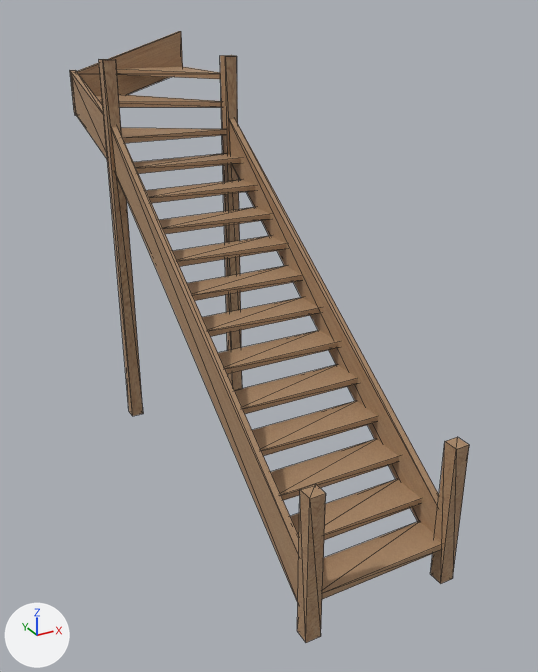
The glTF model src/assets/Stairs.glb as it was, and as the next commit left it.
One viewpoint serves both versions: a 50 mm camera at (-2.29, -2.88, 3.1) aimed at (0.25, 1.74, 0.79). Arrows for +X, +Y and +Z are at lower left; the lights stay in place. Mesh edges are drawn as thin lines. Where no turn or scale is listed for an object, it has been applied to the vertices. Vertices at the same position are counted once.

Script lines for the objects in view, before the commit:
```python
ob_cube = bpy.data.objects.new('Cube', me_cube)
ob_cube.location = (0.0, 0.0, 0.022)
ob_cube_001 = bpy.data.objects.new('Cube.001', me_cube_013)
ob_cube_001.location = (0.017, 3.193, 2.157)
ob_cube_002 = bpy.data.objects.new('Cube.002', me_cube_014)
ob_cube_002.location = (0.029, 3.382, 2.372)
ob_cube_003 = bpy.data.objects.new('Cube.003', me_cube_015)
ob_cube_003.location = (0.183, 3.376, 2.589)
ob_newell = bpy.data.objects.new('Newell', me_cube_003)
ob_newell.location = (0.5, -0.1, 0.25)
ob_newell_002 = bpy.data.objects.new('Newell.002', me_cube_006)
ob_newell_002.location = (0.5, 2.879, 1.251)
ob_newell_002.scale = (0.05, 0.05, 1.5)
ob_newell_003 = bpy.data.objects.new('Newell.003', me_cube_006)
ob_newell_003.location = (-0.5, 2.879, 1.251)
ob_newell_003.scale = (0.05, 0.05, 1.5)
ob_side1 = bpy.data.objects.new('Side1', me_cube_005)
ob_side1.location = (0.5, 0.0, 0.0)
ob_side1.scale = (0.025, 0.1, 0.1)
ob_side2 = bpy.data.objects.new('Side2', me_cube_005)
ob_side2.location = (-0.5, 0.0, 0.0)
ob_side2.scale = (0.025, 0.1, 0.1)
# me_cube_005
# before: 2 (-1.0, 29.2, 19.9), 3 (-1.0, 29.2, 23.3), 6 (1.0, 29.2, 19.9), 7 (1.0, 29.2, 23.3)
# also in view: 'Side1.002' at (0.0, 3.88, 2.57); 'Newell.001' at (-0.5, -0.1, 0.25); 'Side1.001' at (-0.5, 3.38, 2.28)
```
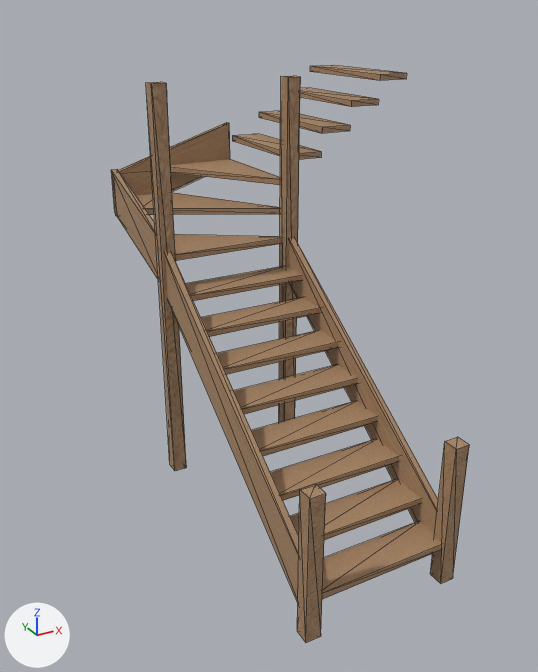
Changed parts and their boxes (x1, y1, x2, y2) in the pictures (538 x 672 px; the box of a moved part takes in the faces that stretch with it):
'Cube', reshaped (17% narrower, 25% shorter): before (134, 153, 442, 599); after (186, 266, 442, 599)
'Newell.003', mesh rescaled, moved (9% narrower, 9% taller): before (99, 59, 143, 416); after (146, 82, 186, 471)
'Side2', reshaped (28% narrower, 26% shorter): before (112, 127, 299, 603); after (165, 253, 299, 603)
'Side1', reshaped, moved (29% narrower, 29% shorter): before (230, 118, 439, 534); after (289, 238, 438, 534)
'Newell.002', mesh rescaled, moved: before (220, 55, 242, 390); after (279, 76, 300, 422)
'Side1.002', moved: before (75, 31, 183, 115); after (115, 122, 230, 216)
'Side1.001', moved: before (70, 70, 107, 159); after (111, 169, 158, 279)
'Cube.004', added: after (232, 65, 407, 160)
'Cube.001', moved: before (121, 128, 225, 143); after (174, 234, 282, 261)
'Cube.002', moved: before (96, 95, 221, 107); after (136, 193, 280, 215)
'Cube.003', moved: before (117, 67, 221, 79); after (171, 159, 280, 185)
part 1 of me_cube, deleted (brown): before (173, 236, 286, 267)
part 2 of me_cube, deleted (brown): before (146, 180, 255, 203)
part 3 of me_cube, deleted (brown): before (159, 207, 270, 234)
part 4 of me_cube, deleted (brown): before (134, 153, 241, 174)
part 5 of me_cube_005, moved or reshaped: before (112, 118, 439, 603); after (165, 238, 438, 603)
part 6 of me_cube_006, moved or reshaped: before (99, 55, 242, 416); after (146, 76, 300, 471)

The change in detail:
me_cube has 96 vertices, 144 faces and spans x -0.5..0.5, y -0.12..2.89, z -0.02..1.96.
me_cube is used by ob_cube; location (0.0, 0.0, 0.022).
me_cube part 1: the loose piece of 8 vertices spanning x -0.5..0.5, y 1.88..2.13, z 1.39..1.43 is deleted.
me_cube part 2: the loose piece of 8 vertices spanning x -0.5..0.5, y 2.39..2.64, z 1.74..1.78 is deleted.
me_cube part 3: the loose piece of 8 vertices spanning x -0.5..0.5, y 2.14..2.39, z 1.56..1.61 is deleted.
me_cube part 4: the loose piece of 8 vertices spanning x -0.5..0.5, y 2.64..2.89, z 1.91..1.96 is deleted.
me_cube_005 has 8 vertices, 12 faces and spans x -1.0..1.0, y -1.0..29.2, z -1.4..23.3.
me_cube_005 is used by ob_side1; location (0.5, 0.0, 0.0); scale (0.025, 0.1, 0.1).
Part 5, on me_cube_005:
Vertices 2, 3, 6, 7 of me_cube_005 move by (0.0, -10.4, -7.6).
me_cube_006 has 8 vertices, 12 faces and spans x -1.0..1.0, y -1.0..1.0, z -1.0..1.0.
me_cube_006 is used by ob_newell_002; location (0.5, 2.879, 1.251); scale (0.05, 0.05, 1.5).
me_cube_006 part 6: the whole mesh is scaled about its middle by (1, 1, 0.969), then moved by (0.0, 0.0, -0.03).
Mesh me_cube_001 is new.
It has 32 vertices, 48 faces and spans x -0.125..0.879, y -0.5..0.5, z -0.022..0.55.
It uses material mat_oak_wood.
Object 'Side1' (ob_side1) moves from (0.5, 0.0, 0.0) to (0.5, 0.0, -0.035).
Object 'Newell.002' (ob_newell_002) moves from (0.5, 2.879, 1.251) to (0.5, 1.886, 1.254).
Object 'Newell.003' (ob_newell_003) moves from (-0.5, 2.879, 1.251) to (-0.5, 1.886, 1.254).
Object 'Cube.001' (ob_cube_001) moves from (0.017, 3.193, 2.157) to (0.014, 2.234, 1.474).
Object 'Cube.002' (ob_cube_002) moves from (0.029, 3.382, 2.372) to (0.026, 2.422, 1.689).
Object 'Cube.003' (ob_cube_003) moves from (0.183, 3.376, 2.589) to (0.18, 2.416, 1.906).
Object 'Side1.001' (ob_side1_001) moves from (-0.497, 2.968, 2.085) to (-0.5, 2.008, 1.402).
Object 'Side1.002' (ob_side1_002) moves from (-0.413, 3.878, 2.382) to (-0.416, 2.919, 1.699).
Object 'Cube.004' (ob_cube_004) is new; it shows me_cube_001.
Its location is (0.662, 2.409, 2.095).
